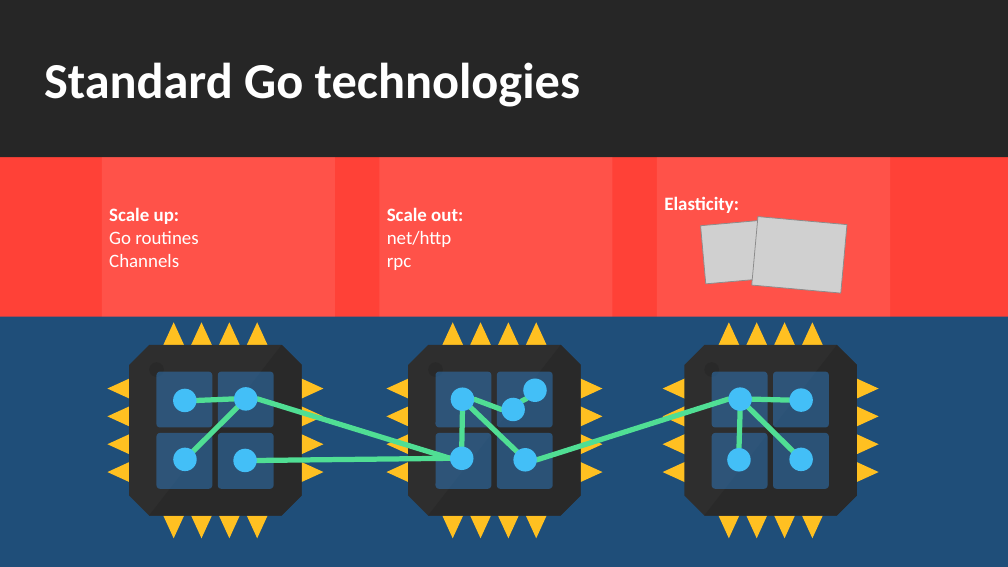
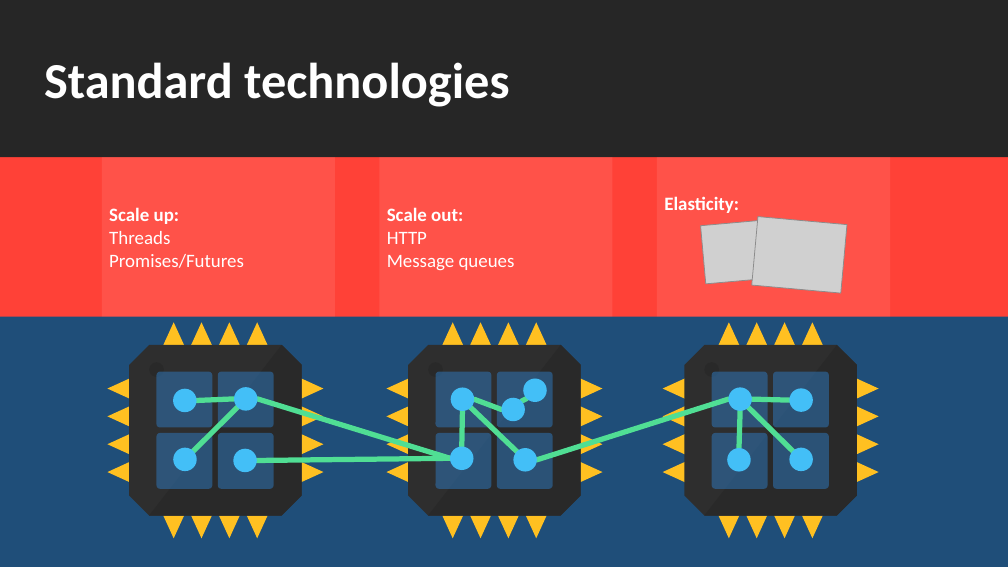
Before and after one commit to rogeralsing/Presentations, a slide deck: slide 14 of ProtoActor/QConSP/protoactor.pptx (slide 12 before the commit). Drawn at 1008x567 pixels with LibreOffice and Linux fonts; fonts in the diff are those of the drawing; grey boxes stand for pictures. Boxes give left, top, right and bottom in pixels: in the first picture for what was removed or moved away, otherwise in the second. Text is boxed around its words. In the diff, an @@ line names an element or a change of style, - is before the commit and + after.

```diff
--- a/ProtoActor/QConSP/protoactor.pptx
+++ b/ProtoActor/QConSP/protoactor.pptx
@@ text at bbox=[44, 62, 509, 107]: text changed @@
-Standard Go technologies
+Standard technologies
@@ text in rounded rectangle at bbox=[109, 231, 244, 268]: text changed @@
-Go routines
-Channels
+Threads
+Promises/Futures
@@ text in rounded rectangle at bbox=[387, 232, 515, 270]: text changed @@
-net/http
-rpc
+HTTP
+Message queues
```
Also in this commit, not shown: 3 slides added, 1 slide removed.
